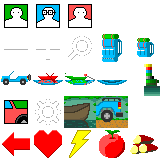
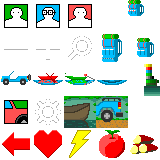
Layers edited between the first and the second w=160, h=160 image:
renamed "Background" to "icons-xl.png", painted on it over <box>128,0,144,16</box>
